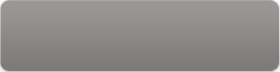
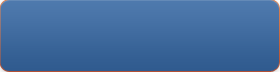
Layer changes from the first 280x72 image to the second:
hid "形状 1 副本 3" over (x1=0, y1=0, x2=280, y2=72)
added layer "形状 1 副本 4" above "形状 1" over (x1=0, y1=0, x2=280, y2=72)
